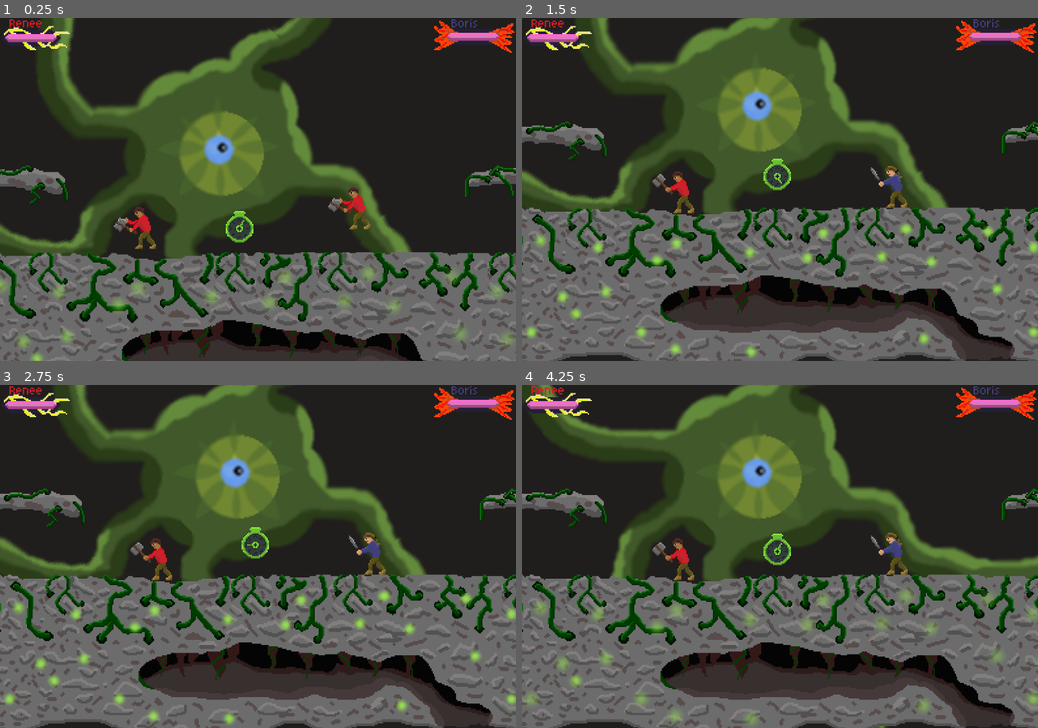
Above: before the commit, frames 1-4 (two rows, left to right).
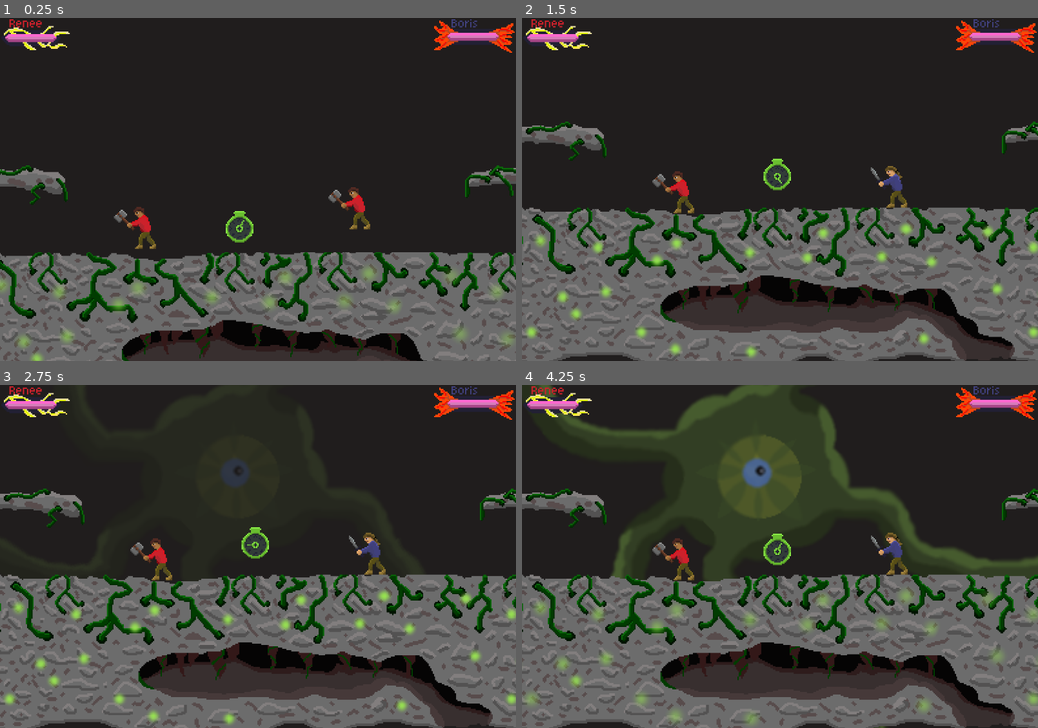
Above: after the commit, the same moments.

Repository: Justiniscoding/HavenHamilton
Game: Godot game, scene res://Scenes/game.tscn
Two runs of this game, one before a commit and one after it. Both use one fixed random seed, a clock stepped at 60 frames per second and the inputs below. Sound files missing from this copy of the repository are replaced by a short silence.
Inputs:
- Up to frame 1 (0.25 s): no input
- Up to frame 2 (1.5 s): tap Enter (Set1) at 0.5, 0.6, 1.35 s
- Up to frame 3 (2.75 s): hold Down (down1) from 2.03 s (still down); tap S (down2) at 2.1 s; tap Enter (Set1) at 2.3 s
- Up to frame 4 (4.25 s): release Down (down1) at 2.78 s; tap Enter (Set1) at 2.85, 3.6 s

The runs differ from the first frame. In frame 1, 24% of the frame differs, in the area x 0-80%, y 0-71%; in frame 2, 21%; in frame 3, 21%; in frame 4, 16%.
Error in both runs: Cannot call method 'connect' on a null value. (res://Scripts/game.gd:10)

Commit message:
player movement stuff and time demon entrance animatino

Diff:
--- a/Scenes/game.tscn
+++ b/Scenes/game.tscn
@@ -82,6 +82,7 @@
 script = ExtResource("1_v158k")
 
 [node name="Time Demon" type="AnimatedSprite2D" parent="." unique_id=949820943]
+modulate = Color(1, 1, 1, 0)
 texture_filter = 2
 sprite_frames = SubResource("SpriteFrames_xs5hf")
 autoplay = "default"
--- a/Scenes/player.tscn
+++ b/Scenes/player.tscn
@@ -499,7 +499,7 @@
 }],
 "loop": 0,
 "name": &"range1",
-"speed": 5.0
+"speed": 10.0
 }, {
 "frames": [{
 "duration": 0.5,
@@ -517,7 +517,7 @@
 "duration": 1.0,
 "texture": SubResource("AtlasTexture_36dho")
 }, {
-"duration": 1.0,
+"duration": 3.0,
 "texture": SubResource("AtlasTexture_yh6i2")
 }],
 "loop": 0,
@@ -693,6 +693,4 @@
 position = Vector2(7, 0)
 sprite_frames = SubResource("SpriteFrames_v0iea")
 animation = &"range2"
-frame = 5
-frame_progress = 1.0
 offset = Vector2(-7, 0)
--- a/Scripts/game.gd
+++ b/Scripts/game.gd
@@ -18,8 +18,8 @@
 	else:
 		tween.tween_property($Control/Boris, "value", Global.p1hp, 1.5)
 	tween.play()
-	# $Camera2D/Renee.value = Global.p1hp
-	# $Camera2D/Boris.value = Global.p2hp
+
+var startDelay = 2
 
 func _process(delta: float) -> void:
 	timePerToken -= delta
@@ -29,3 +29,10 @@
 		timeToken.position.x = (randf() * 550) - 275
 		timeToken.position.y = 50
 		timePerToken = 8 + randf() * 4
+	startDelay -= delta
+
+	if startDelay <= 0:
+		$"Time Demon".modulate.a += (delta) * 0.25
+
+		if $"Time Demon".modulate.a >= 1:
+			set_process(false)
--- a/Scripts/player.gd
+++ b/Scripts/player.gd
@@ -6,7 +6,7 @@
 var lightningScene = preload("res://Scenes/lightning.tscn")
 
 var gravity = 800
-var speed = 300
+var speed = 250
 var jump = -400
 var doubleJumpSize = jump * 0.75
 
@@ -61,14 +61,14 @@
 		cooldown = 12
 	},
 	range2 = {
-		charge = 12,
-		attack = 36,
-		cooldown = 12
+		charge = 3,
+		attack = 12,
+		cooldown = 6
 	},
 	range1 = {
 		charge = 7,
 		attack = 24,
-		cooldown = 12
+		cooldown = 36
 	}
 }
 
@@ -186,7 +186,7 @@
 	if not is_on_floor():
 		direction *= 0.75
 
-	if currentAttack == Attacks.NONE:
+	if currentAttack == Attacks.NONE or weaponState == WeaponState.READY or weaponState == WeaponState.COOLDOWN:
 		forcedDirection = 0
 
 	targetVel = lerp(targetVel, Vector2.ZERO, 0.2)
@@ -194,22 +194,23 @@
 	if direction != 0:
 		if is_on_floor() and currentAttack == Attacks.NONE and weaponState == WeaponState.READY and not didAttack:
 			$AnimatedSprite2D.play("run" + pnum)
-		velocity.x = lerp(velocity.x, direction, 0.25)
+		velocity.x = lerp(velocity.x, direction, 0.15)
 	else:
 		if is_on_floor() and currentAttack == Attacks.NONE and weaponState == WeaponState.READY and not didAttack:
 			$AnimatedSprite2D.play("idle" + pnum)
-		velocity.x = lerp(velocity.x, 0.0, 0.25)
-
-	if velocity.x > 0 and forcedDirection != -1:
+		velocity.x = lerp(velocity.x, 0.0, 0.15)
+
+	if direction > 0 and forcedDirection != -1:
 		$AnimatedSprite2D.flip_h = true
 		$AnimatedSprite2D.offset.x = 7
 		$Weapon.scale.x = -1
 		$Weapon.position.x = 18
-	elif velocity.x < 0 and forcedDirection != 1:
+	elif direction < 0 and forcedDirection != 1:
 		$AnimatedSprite2D.flip_h = false
 		$AnimatedSprite2D.offset.x = -7
 		$Weapon.scale.x = 1
 		$Weapon.position.x = -4
+
 
 	if Input.is_action_just_pressed("up" + pnum):
 		if is_on_floor():
--- a/project.godot
+++ b/project.godot
@@ -17,7 +17,7 @@
 
 [autoload]
 
-Global="*uid://c57q6s1rn6x5h"
+Global="*uid://cxb2y733j5l27"
 
 [display]
 
@@ -70,11 +70,6 @@
 "events": [Object(InputEventKey,"resource_local_to_scene":false,"resource_name":"","device":-1,"window_id":0,"alt_press …(192 unchanged characters)…
 ]
 }
-Set1={
-"deadzone": 0.2,
-"events": [Object(InputEventKey,"resource_local_to_scene":false,"resource_name":"","device":16,"window_id":0,"alt_pressed":false,"shift_pressed":false,"ctrl_pressed":false,"meta_pressed":false,"pressed":false,"keycode":0,"physical_keycode":4194309,"key_label":0,"unicode":0,"location":0,"echo":false,"script":null)
-]
-}
 short1={
 "deadzone": 0.2,
 "events": [Object(InputEventKey,"resource_local_to_scene":false,"resource_name":"","device":-1,"window_id":0,"alt_press …(195 unchanged characters)…
@@ -104,6 +99,11 @@
 "events": [Object(InputEventKey,"resource_local_to_scene":false,"resource_name":"","device":-1,"window_id":0,"alt_press …(192 unchanged characters)…
 ]
 }
+Set1={
+"deadzone": 0.2,
+"events": [Object(InputEventKey,"resource_local_to_scene":false,"resource_name":"","device":16,"window_id":0,"alt_pressed":false,"shift_pressed":false,"ctrl_pressed":false,"meta_pressed":false,"pressed":false,"keycode":0,"physical_keycode":4194309,"key_label":0,"unicode":0,"location":0,"echo":false,"script":null)
+]
+}
 
 [physics]
 
Not shown: 1 places in Scenes/game.tscn that only renumber resources
